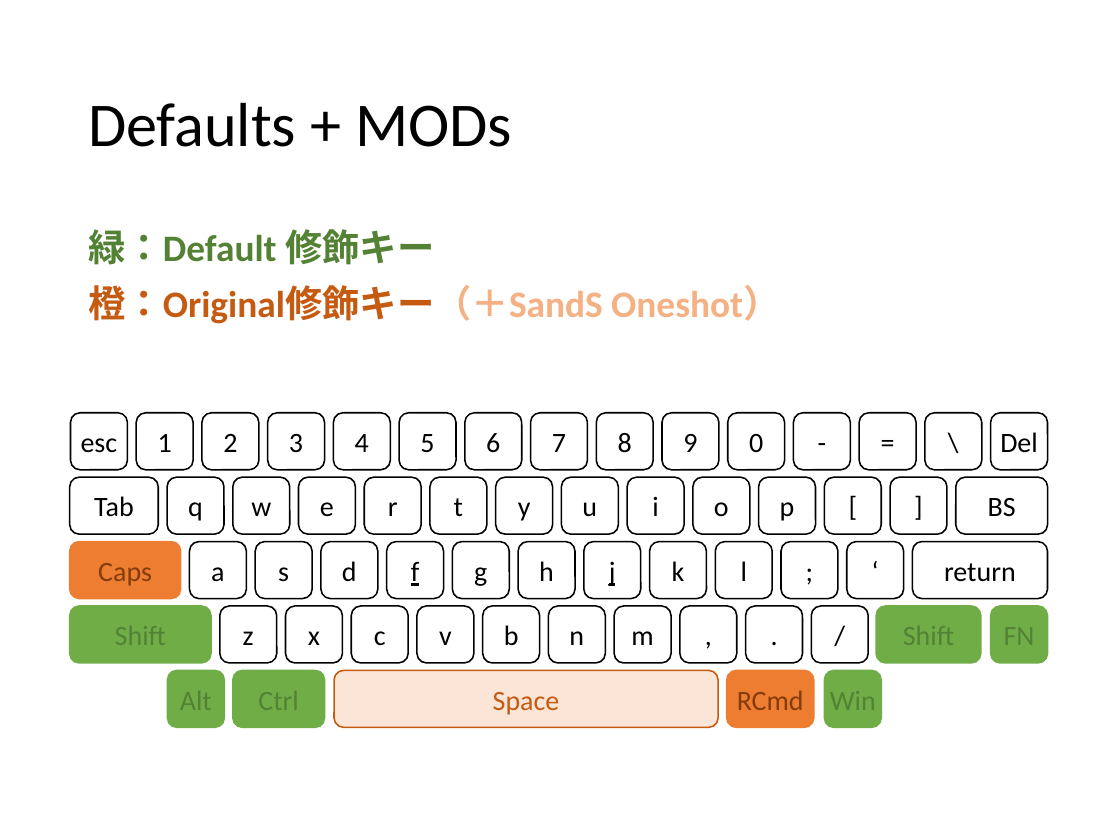
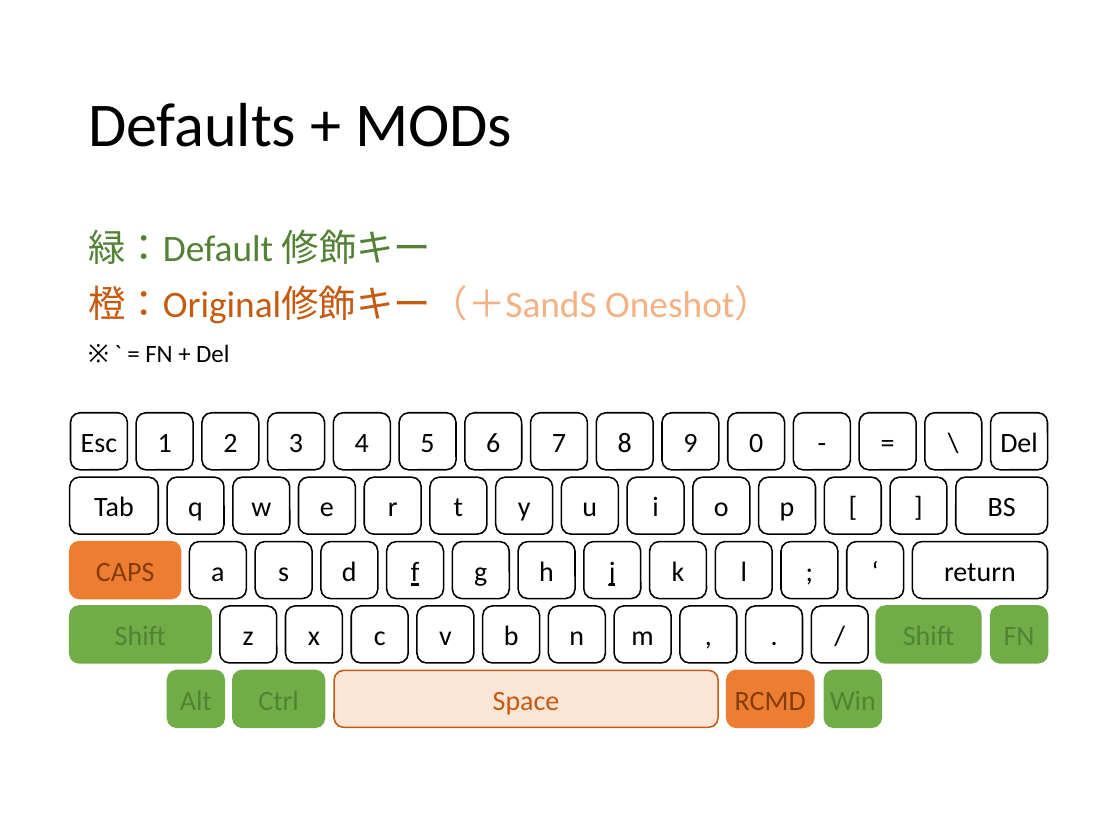
Before and after one commit to ittooo66/myAHK, a slide deck: slide 3 of MANUAL.pptx. Drawn at 1120x840 pixels with LibreOffice and Linux fonts; fonts in the diff are those of the drawing. Boxes give left, top, right and bottom in pixels: in the first picture for what was removed or moved away, otherwise in the second. Text is boxed around its words. In the diff, an @@ line names an element or a change of style, - is before the commit and + after.

```diff
--- a/MANUAL.pptx
+++ b/MANUAL.pptx
@@ text at (88, 229, 772, 324): bold off in "緑：Default 修飾キー", "橙：Original修飾キー（＋SandS Oneshot）" @@
@@ text at (145, 344, 229, 362): paragraph added @@
+※ ` = FN + Del
@@ text in rounded rectangle at (81, 434, 117, 453): text changed @@
-esc
+Esc
@@ text in rounded rectangle at (96, 563, 154, 581): text changed @@
-Caps
+CAPS
@@ text in rounded rectangle at (735, 692, 806, 710): text changed @@
-RCmd
+RCMD
```
Also in this commit, not shown: 5 other slides changed.
